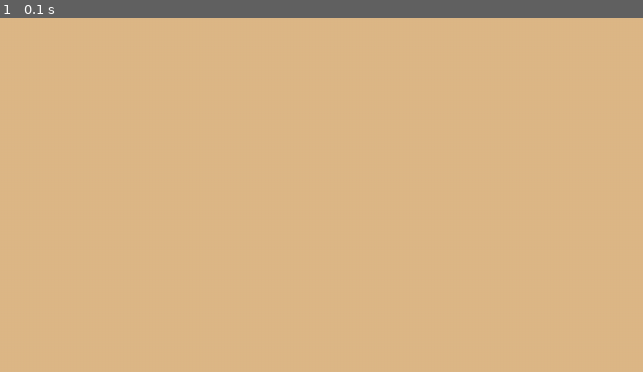
Above: before the commit, frame 1.
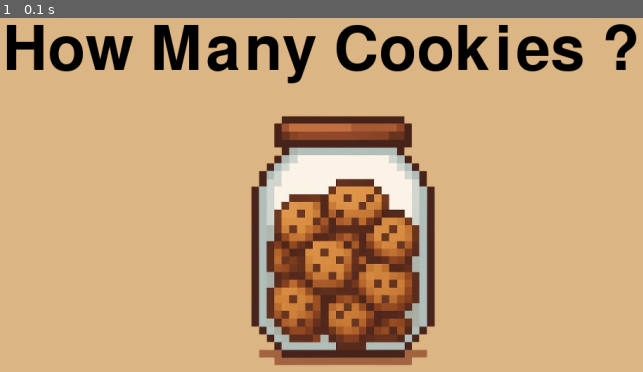
Above: after the commit, the same moment.

Repository: PedroGoulartbranco/Jogo-cookie-Pygame
Game: pygame game, started from main.py
The game is run twice, just before and just after one commit, with the same random seed, the same clock (stepped at 60 frames per second) and the same inputs.
Inputs:
- Up to frame 1 (0.1 s): no input

The runs differ from the first frame. In frame 1, 24% of the frame differs, in the area x 1-100%, y 1-99%.

Commit message:
atualização

Diff:
--- a/main.py
+++ b/main.py
@@ -4,6 +4,16 @@
 tela= pygame.display.set_mode((1280, 720))
 clock = pygame.time.Clock()
 rodando = True
+
+fonte = pygame.font.Font(None, 128)
+
+titulo = 'How Many Cookies ?'
+
+titulo_tranformado = fonte.render(titulo, True, "black")
+
+pote_quase_cheio = pygame.image.load('Biscoitos/bote_quase_cheio.png').convert_alpha()
+
+vidas = 5
 
 while rodando:
     for evento in pygame.event.get():
@@ -12,6 +22,10 @@
 
     tela.fill((222, 184, 135))
 
+    tela.blit(titulo_tranformado, (220, 10))
+
+    tela.blit(pote_quase_cheio, (500, 20))
+
     pygame.display.flip()
 
     clock.tick(60)
